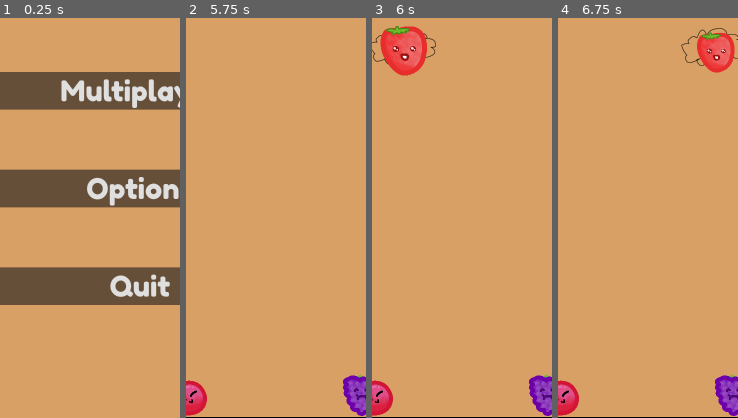
Above: before the commit, frames 1-4 (left to right).
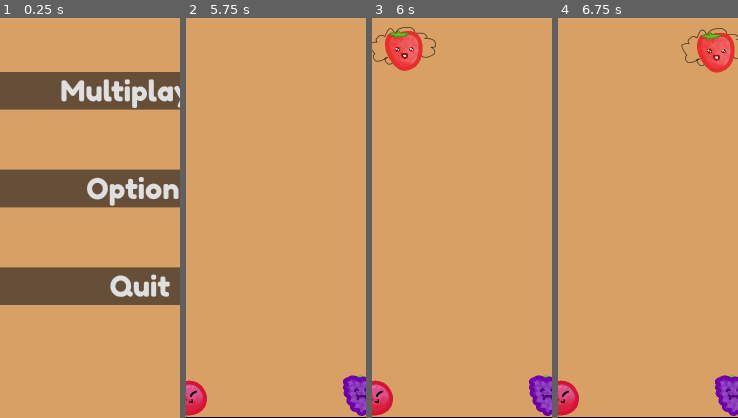
Above: after the commit, the same moments.

Repository: kinghos/WatermelonGame
Game: Godot game, scene res://Scenes/menus/main_menu.tscn
Two runs of this game, one before a commit and one after it. Both use one fixed random seed, a clock stepped at 60 frames per second and the inputs below. The engine's default icon, where the game draws it, is replaced by a stand-in: a white triangle on a blue panel in a dark square.
Inputs (mouse positions are % of the whole screen's width and height, from its top left):
- Up to frame 1 (0.25 s): no input
- Up to frame 2 (5.75 s): click "Singleplayer" at 0.5 s; click "PAUSE" at 1.25 s; move the mouse to (72, 45) at 2.02 s; click (72, 45) at 2.1 s; move the mouse to (30, 55) at 2.77 s; click (30, 55) at 2.85 s; move the mouse to (60, 28) at 3.52 s; click (60, 28) at 3.6 s; move the mouse to (45, 70) at 4.27 s; click (45, 70) at 4.35 s; move the mouse to (80, 65) at 5.02 s; click (80, 65) at 5.1 s
- Up to frame 3 (6 s): move the mouse to (20, 35) at 5.77 s; click (20, 35) at 5.85 s
- Up to frame 4 (6.75 s): move the mouse to (55, 50) at 6.52 s; click (55, 50) at 6.6 s
The pictures show only the part of the screen within x 11-61%, y 40-90%; the shares and areas given below are measured in that part.

Frames 1-2 are identical in both runs. In frame 3, 1.5% of the frame differs, in the area x 4-31%, y 2-15%; in frame 4, nothing differs.

Commit message:
Strawberry size fix

Diff:
--- a/globals/Globals.gd
+++ b/globals/Globals.gd
@@ -65,7 +65,7 @@
 
 var Scales = {
 	Fruits.CHERRY: Vector2(0.121, 0.121),
-	Fruits.STRAWBERRY: Vector2(0.15, 0.15),
+	Fruits.STRAWBERRY: Vector2(0.121, 0.121),
 	Fruits.GRAPE: Vector2(0.12, 0.12),
 	Fruits.TANGERINE: Vector2(0.1, 0.1),
 	Fruits.ORANGE: Vector2(0.14, 0.14),
